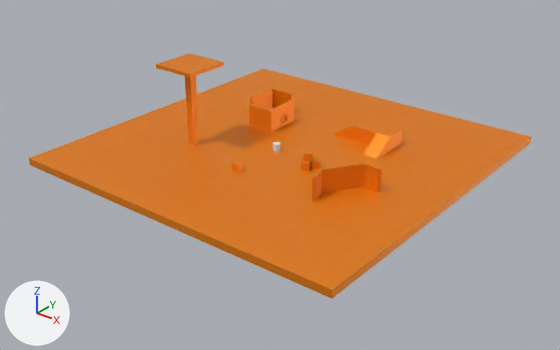
Renders of the Blender file Assets/MapModels/map.blend from each side of a commit.
Before and after are seen from a 50 mm lens placed at (115.8, -143.3, 83.1), pointed at (3.8, -3.3, -3.7). Arrows for +X, +Y and +Z are at lower left; the lights stay in place.

The first picture shows 'cube-col', 'wall-col.001', 'wall-col.002', 'wall-col.003', 'wall-col.008', 'wall-col.009', 'wall-col.010'.
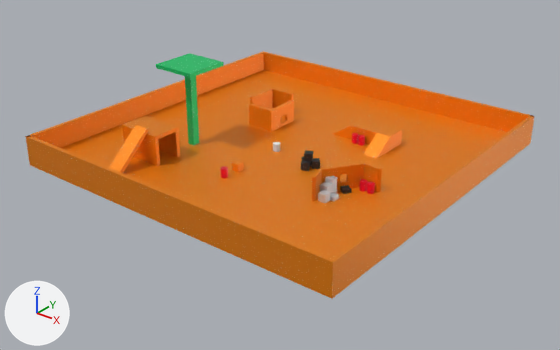
Edits to the bpy script that builds the scene:
```text
Add mat_material_009:
    mat_material_009 = bpy.data.materials.new('Material.009')
    # uses the picture img_texture_01_png_004
Add mat_material_008:
    mat_material_008 = bpy.data.materials.new('Material.008')
    # uses the picture img_texture_01_png_004
Add mat_material_015:
    mat_material_015 = bpy.data.materials.new('Material.015')
    # uses the picture img_texture_01_png_002
Add mat_material_011:
    mat_material_011 = bpy.data.materials.new('Material.011')
    # uses the picture img_texture_01_png_003
Add mat_material_001:
    mat_material_001 = bpy.data.materials.new('Material.001')
    # uses the picture img_texture_01_png_001
Add mat_material_013:
    mat_material_013 = bpy.data.materials.new('Material.013')
    # uses the picture img_texture_01_png_003
Add mat_material_014:
    mat_material_014 = bpy.data.materials.new('Material.014')
    # uses the picture img_texture_01_png_003
Add mat_material_012:
    mat_material_012 = bpy.data.materials.new('Material.012')
    # uses the picture img_texture_01_png_003
Change me_cube_001:
    where me_cube_001.from_pydata(...)  # 8 vertices, 6 faces; spans x -1.0..1.0, y -1.0..1.0, z -1.0..20.0
    remove me_cube_001.materials.append(mat_material)
    add me_cube_001.materials.append(mat_material_008)
Change me_cube_010:
    where me_cube_010.from_pydata(...)  # 8 vertices, 6 faces; spans x -6.0..6.0, y -6.0..6.0, z -1.0..0.0
    remove me_cube_010.materials.append(mat_material)
    add me_cube_010.materials.append(mat_material_009)
Add ob_wall_col_019:
    ob_wall_col_019 = bpy.data.objects.new('wall-col.019', me_cube_021)  # a box spanning x -1.0..1.0, y -1.0..1.0, z -1.0..0.0
    ob_wall_col_019.location = (27.3, -8.2, 2.0)
    ob_wall_col_019.rotation_euler = (0.0, 0.0, -0.597)  # degrees (0, 0, -34)
Add ob_wall_col_018:
    ob_wall_col_018 = bpy.data.objects.new('wall-col.018', me_cube_020)  # a box spanning x -2.0..0.0, y -1.0..1.0, z -1.0..3.0
    ob_wall_col_018.location = (26.0, -11.0, 2.0)
Add ob_barrel_col_004:
    ob_barrel_col_004 = bpy.data.objects.new('barrel-col.004', me_cylinder_006)  # an 11-sided cylinder along z spanning x -0.87..0.87, y -0.84..0.88, z -1.19..1.19
    ob_barrel_col_004.location = (32.0, -5.0, 2.2)
Add ob_barrel_col_003:
    ob_barrel_col_003 = bpy.data.objects.new('barrel-col.003', me_cylinder_006.copy())
    ob_barrel_col_003.location = (30.0, -5.0, 2.2)
Add ob_wall_col_017:
    ob_wall_col_017 = bpy.data.objects.new('wall-col.017', me_cube_019)  # a box spanning x -1.0..1.0, y -1.0..1.0, z -1.0..1.0
    ob_wall_col_017.location = (26.0, -15.0, 2.0)
Add ob_wall_col_016:
    ob_wall_col_016 = bpy.data.objects.new('wall-col.016', me_cube_018)  # a box spanning x -1.0..1.0, y -1.0..1.0, z -1.0..0.0
    ob_wall_col_016.location = (27.0, -13.0, 2.0)
Add ob_wall_col_015:
    ob_wall_col_015 = bpy.data.objects.new('wall-col.015', me_cube_017)  # a box spanning x -1.0..1.0, y -1.0..1.0, z -1.0..2.0
    ob_wall_col_015.location = (25.0, -13.0, 2.0)
Add ob_wall_col_014:
    ob_wall_col_014 = bpy.data.objects.new('wall-col.014', me_cube_016)  # a box spanning x -3.0..1.0, y -1.0..0.0, z -1.0..13.0
    ob_wall_col_014.location = (-21.0, -35.0, 1.0)
    ob_wall_col_014.rotation_euler = (-0.853, 0.0, 0.0)  # degrees (-49, 0, 0)
Add ob_wall_col_013:
    ob_wall_col_013 = bpy.data.objects.new('wall-col.013', me_cube_015)  # 28 vertices, 22 faces; spans x -11.0..1.0, y -1.0..7.0, z -2.0..6.0
    ob_wall_col_013.location = (-18.0, -25.0, 3.0)
Add ob_wall_col_012:
    ob_wall_col_012 = bpy.data.objects.new('wall-col.012', me_cube_014)  # 16 vertices, 14 faces; spans x -1.0..93.0, y -88.0..5.0, z -1.0..5.0
    ob_wall_col_012.location = (47.0, -38.0, 2.0)
    ob_wall_col_012.rotation_euler = (0.0, 0.0, 3.142)  # degrees (0, 0, 180)
Add ob_wall_col_011:
    ob_wall_col_011 = bpy.data.objects.new('wall-col.011', me_cube_013)  # 16 vertices, 14 faces; spans x -1.0..93.0, y -88.0..5.0, z -1.0..5.0
    ob_wall_col_011.location = (-45.0, 45.0, 2.0)
Add ob_barrel_col_002:
    ob_barrel_col_002 = bpy.data.objects.new('barrel-col.002', me_cylinder_006.copy())
    ob_barrel_col_002.location = (15.0, 17.0, 2.2)
Add ob_barrel_col_001:
    ob_barrel_col_001 = bpy.data.objects.new('barrel-col.001', me_cylinder_006.copy())
    ob_barrel_col_001.location = (13.0, 17.0, 2.2)
Add ob_barrel_col:
    ob_barrel_col = bpy.data.objects.new('barrel-col', me_cylinder_006.copy())
    ob_barrel_col.location = (0.0, -20.0, 2.2)
```

Boxes [x1, y1, x2, y2] around the edits, measured in the pictures (560 x 350 px):
'wall-col.012', added
    after: [25, 115, 534, 290]
'wall-col.011', added
    after: [26, 51, 533, 148]
'wall-col.013', added
    after: [122, 116, 180, 166]
'wall-col.009', recoloured (orange to green)
    both: [156, 53, 223, 78]
'wall-col.008', recoloured (orange to green)
    both: [185, 76, 199, 145]
'wall-col.014', added
    after: [109, 125, 149, 173]
'wall-col.017', added
    after: [318, 190, 331, 203]
'wall-col.018', added
    after: [325, 176, 337, 193]
'wall-col.015', added
    after: [320, 182, 332, 192]
'barrel-col.004', added
    after: [367, 182, 375, 194]
'barrel-col.003', added
    after: [359, 179, 367, 192]
'barrel-col', added
    after: [220, 166, 228, 178]
'wall-col.019', added
    after: [340, 185, 352, 194]
'barrel-col.002', added
    after: [358, 135, 365, 146]
'wall-col.016', added
    after: [330, 192, 339, 201]
'barrel-col.001', added
    after: [352, 133, 359, 144]
